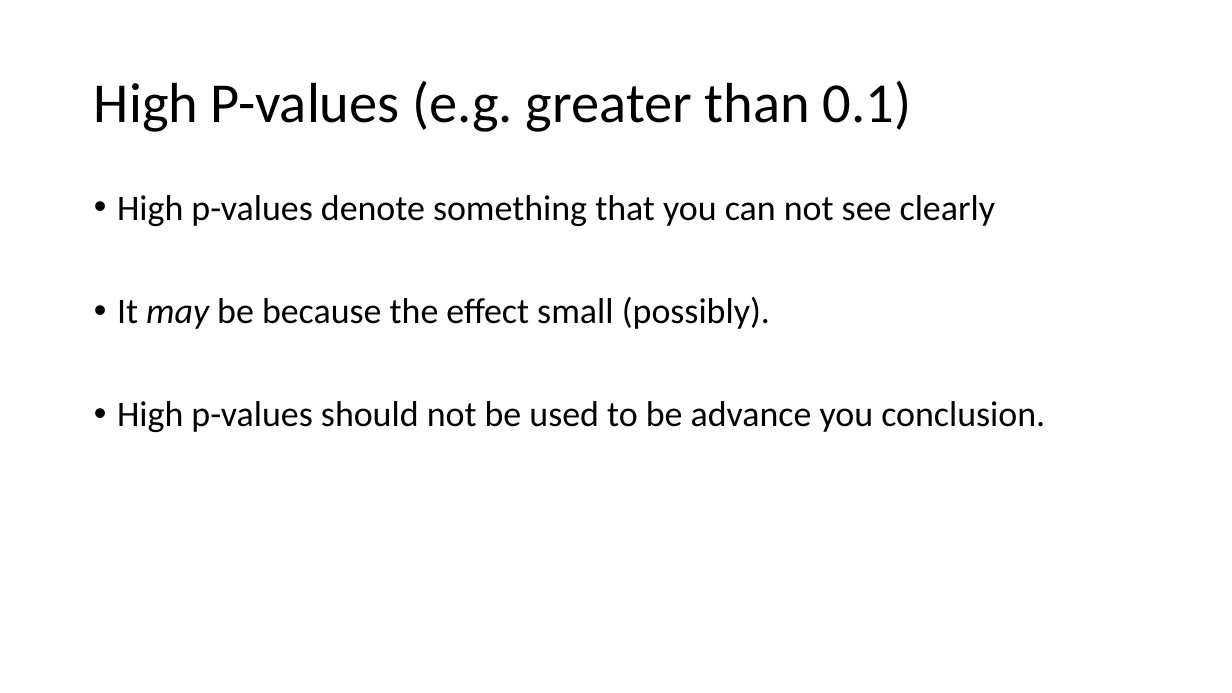
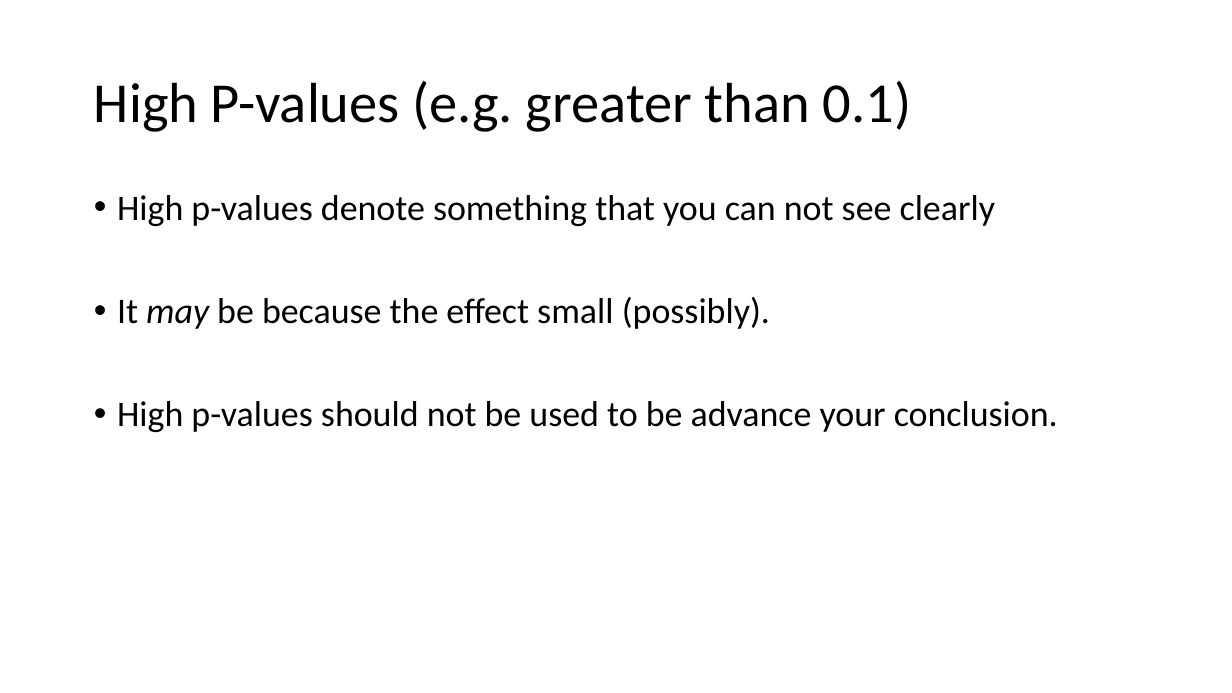
Before and after one commit to VTQuantMethodsEEB/klangwig, a slide deck: slide 25 of lectures/le4_statistical_philosophy.pptx. Drawn at 1232x693 pixels with LibreOffice and Linux fonts; fonts in the diff are those of the drawing. Boxes give left, top, right and bottom in pixels: in the first picture for what was removed or moved away, otherwise in the second. Text is boxed around its words. In the diff, an @@ line names an element or a change of style, - is before the commit and + after.

```diff
--- a/lectures/le4_statistical_philosophy.pptx
+++ b/lectures/le4_statistical_philosophy.pptx
@@ text at (117, 401, 1058, 432): text changed @@
-• High p-values should not be used to be advance you conclusion.
+• High p-values should not be used to be advance your conclusion.
```
Also in this commit, not shown: 1 other slide changed, 5 other files.
